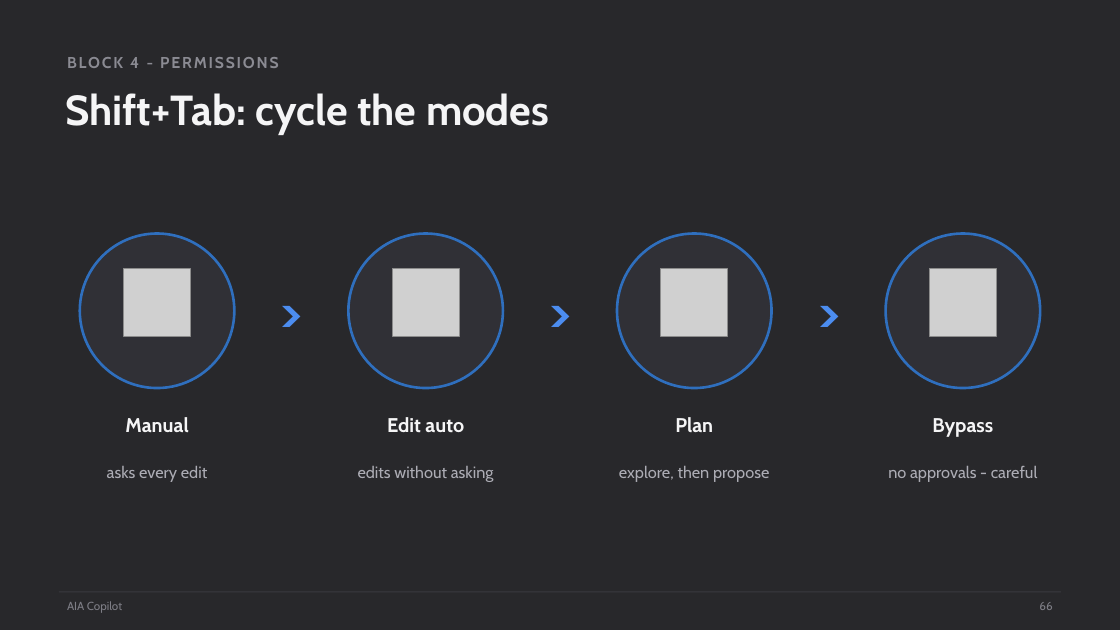
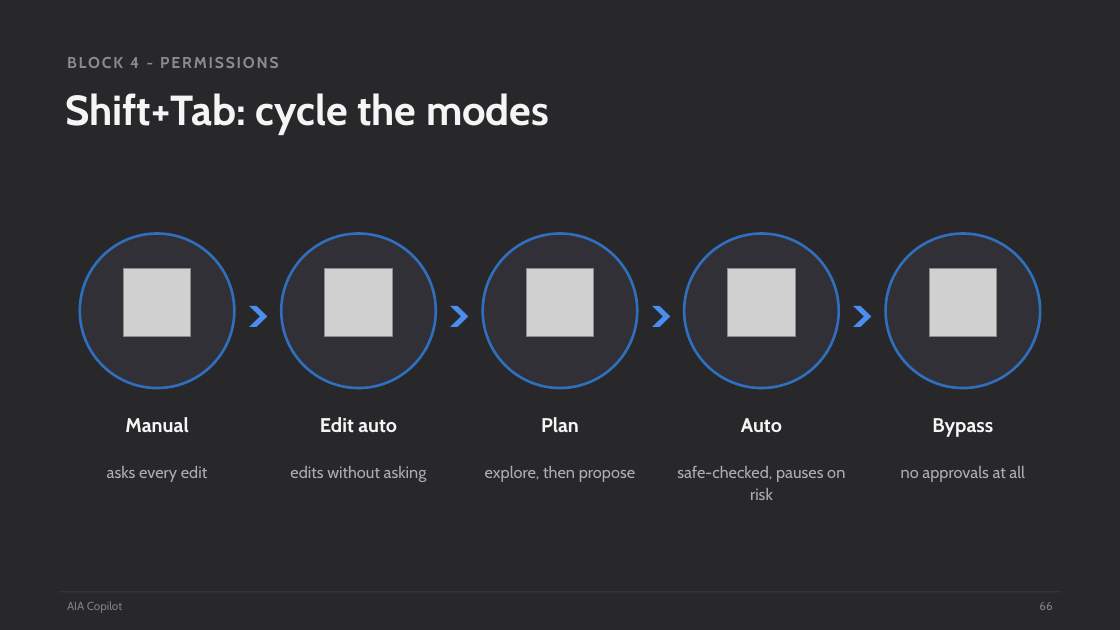
Before and after one commit to scottrhay/AIA-ClaudeCopilot, a slide deck: slide 66 of claude-code-3day/slides/Day1_Claude_Code_Fundamentals.pptx. Drawn at 1120x630 pixels with LibreOffice and Linux fonts; fonts in the diff are those of the drawing; grey boxes stand for pictures. Boxes give left, top, right and bottom in pixels: in the first picture for what was removed or moved away, otherwise in the second. Text is boxed around its words. In the diff, an @@ line names an element or a change of style, - is before the commit and + after.

Commit message:
Correct to 5 permission modes (Auto restored) + Effort slider now taught; flag full panel vs reduced side-pane tab

```diff
--- a/claude-code-3day/slides/Day1_Claude_Code_Fundamentals.pptx
+++ b/claude-code-3day/slides/Day1_Claude_Code_Fundamentals.pptx
@@ 2 texts, 1 ellipse: place and size @@
-2 texts, 1 ellipse at box(349, 234, 503, 482)
+2 texts, 1 ellipse at box(281, 234, 436, 482)
@@ ellipse added at box(483, 234, 638, 388), fill #303036, outline #2F6FBE 2.25 pt @@
@@ ellipse: place and size @@
-ellipse at box(618, 234, 772, 388)
+ellipse at box(684, 234, 839, 388)
@@ text ">": place and size @@
-text ">" at box(254, 265, 329, 357)
+text ">" at box(220, 265, 296, 357)
@@ picture: place and size @@
-picture at box(392, 269, 460, 336)
+picture at box(325, 269, 392, 336)
@@ text ">": place and size @@
-text ">" at box(523, 265, 598, 357)
+text ">" at box(422, 265, 497, 357)
@@ text added at box(623, 265, 699, 357), 44 pt, text #4C8DF0, bold @@
+>
@@ picture added at box(728, 269, 795, 336) @@
@@ text ">": place and size @@
-text ">" at box(791, 265, 866, 357)
+text ">" at box(824, 265, 900, 357)
@@ text added at box(741, 418, 782, 433), 17 pt, text #F5F5F6, bold @@
+Auto
@@ 2 texts, 1 picture: place and size @@
-2 texts, 1 picture at box(619, 269, 769, 482)
+2 texts, 1 picture at box(485, 269, 635, 482)
@@ text added at box(677, 466, 845, 500), 14 pt, text #ACACB4 @@
+safe-checked, pauses on risk
@@ text at box(901, 466, 1025, 482): text changed @@
-no approvals - careful
+no approvals at all
```
Also in this commit, not shown: 2 other slides changed, 2 other files.
